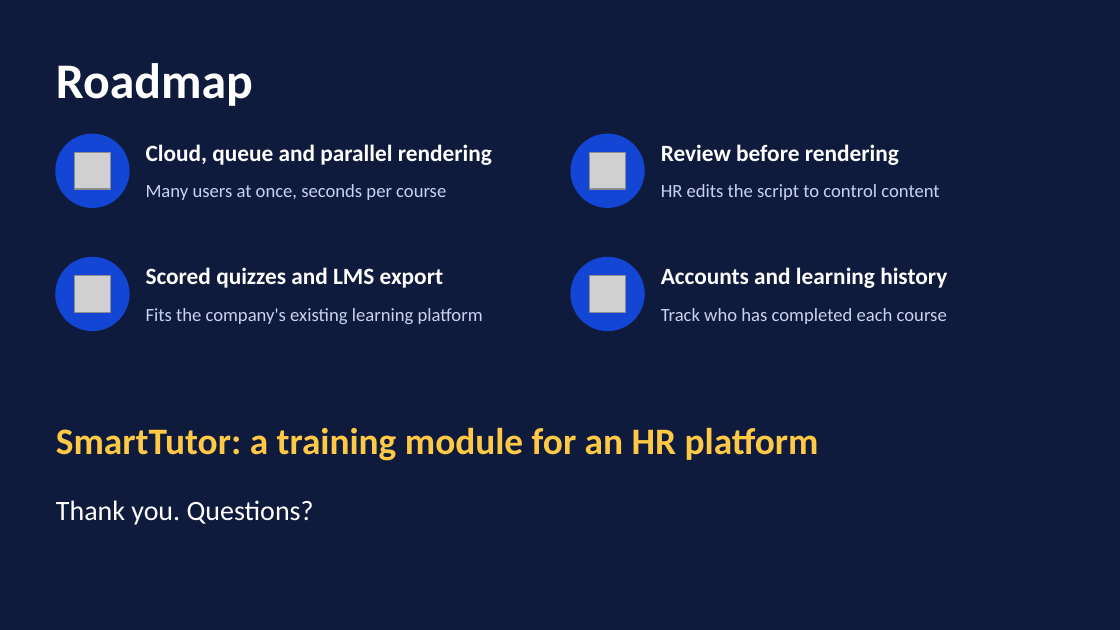
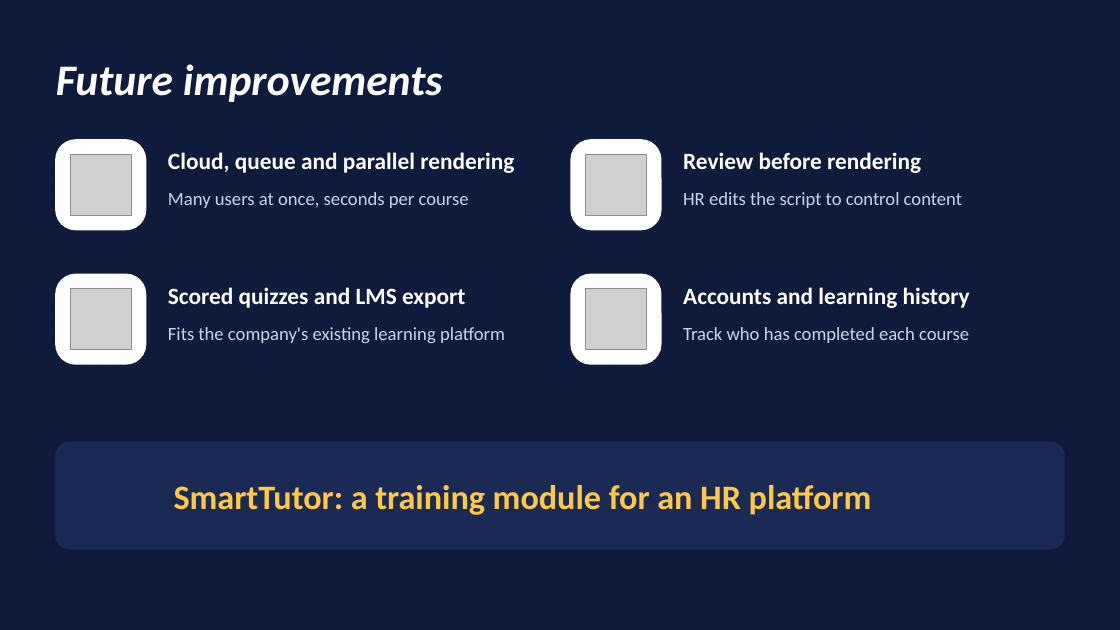
Before and after one commit to phucdhcoder19/smart-tutor, a slide deck: slide 8 of docs/SmartTutor-presentation.pptx. Drawn at 1120x630 pixels with LibreOffice and Linux fonts; fonts in the diff are those of the drawing; grey boxes stand for pictures. Boxes give left, top, right and bottom in pixels: in the first picture for what was removed or moved away, otherwise in the second. Text is boxed around its words. In the diff, an @@ line names an element or a change of style, - is before the commit and + after.

```diff
--- a/docs/SmartTutor-presentation.pptx
+++ b/docs/SmartTutor-presentation.pptx
@@ text at (56,64,443,102): text changed; size 32 to 28 pt; italic on @@
-Roadmap
+Future improvements
@@ rounded rectangle: place and size @@
-rounded rectangle at (56,134,129,207)
+rounded rectangle at (56,140,146,230)
@@ text "Cloud, queue and parallel rendering": place and size @@
-text "Cloud, queue and parallel rendering" at (146,144,492,165)
+text "Cloud, queue and parallel rendering" at (168,152,514,173)
@@ rounded rectangle: place and size @@
-rounded rectangle at (571,134,644,207)
+rounded rectangle at (571,140,661,230)
@@ text "Review before rendering": place and size @@
-text "Review before rendering" at (661,144,899,165)
+text "Review before rendering" at (683,152,921,173)
@@ picture: place and size @@
-picture at (74,152,111,189)
+picture at (71,155,131,215)
@@ picture: place and size @@
-picture at (589,152,626,189)
+picture at (586,155,646,215)
@@ text "Many users at once, seconds ...": place and size @@
-text "Many users at once, seconds ..." at (146,184,446,200)
+text "Many users at once, seconds ..." at (168,192,469,208)
@@ text "HR edits the script to ...": place and size @@
-text "HR edits the script to ..." at (661,184,939,200)
+text "HR edits the script to ..." at (683,192,962,208)
@@ ellipse to rounded rectangle; fill #1446D6 to #FFFFFF; outline #1446D6 1 pt to #FFFFFF 1 pt; shadow on in 4 elements at (571,140,661,230), (56,140,146,230), (571,274,661,364), (56,274,146,364) @@
@@ rounded rectangle: place and size @@
-rounded rectangle at (56,258,129,330)
+rounded rectangle at (56,274,146,364)
@@ picture: place and size @@
-picture at (74,276,111,312)
+picture at (71,289,131,349)
@@ text "Scored quizzes and LMS export": place and size @@
-text "Scored quizzes and LMS export" at (146,267,443,288)
+text "Scored quizzes and LMS export" at (168,287,465,308)
@@ rounded rectangle: place and size @@
-rounded rectangle at (571,258,644,330)
+rounded rectangle at (571,274,661,364)
@@ picture: place and size @@
-picture at (589,276,626,312)
+picture at (586,289,646,349)
@@ text "Accounts and learning history": place and size @@
-text "Accounts and learning history" at (661,267,947,288)
+text "Accounts and learning history" at (683,287,970,308)
@@ vertical alignment middle to top in 8 elements at (168,152,514,173), (683,152,921,173), (168,192,469,208), (683,192,962,208), (168,287,465,308), (683,287,970,308), (683,327,969,343), (168,327,505,343) @@
@@ text "Fits the company's existing learning ...": place and size @@
-text "Fits the company's existing learning ..." at (146,308,483,324)
+text "Fits the company's existing learning ..." at (168,327,505,343)
@@ text "Track who has completed each ...": place and size @@
-text "Track who has completed each ..." at (661,308,947,324)
+text "Track who has completed each ..." at (683,327,969,343)
@@ rounded rectangle added at (56,442,1064,549), fill #1B2A55, outline #1B2A55 1 pt @@
@@ text "SmartTutor: a training module for ...": place and size @@
-text "SmartTutor: a training module for ..." at (56,427,819,461)
+text "SmartTutor: a training module for ..." at (174,485,872,515)
@@ text "SmartTutor: a training module for ..." at (174,485,872,515): size 24 to 22 pt @@
@@ text removed at (56,500,314,525) @@
-Thank you. Questions?
```
Also in this commit, not shown: 6 other slides changed, 1 slide added, 2 other files.
